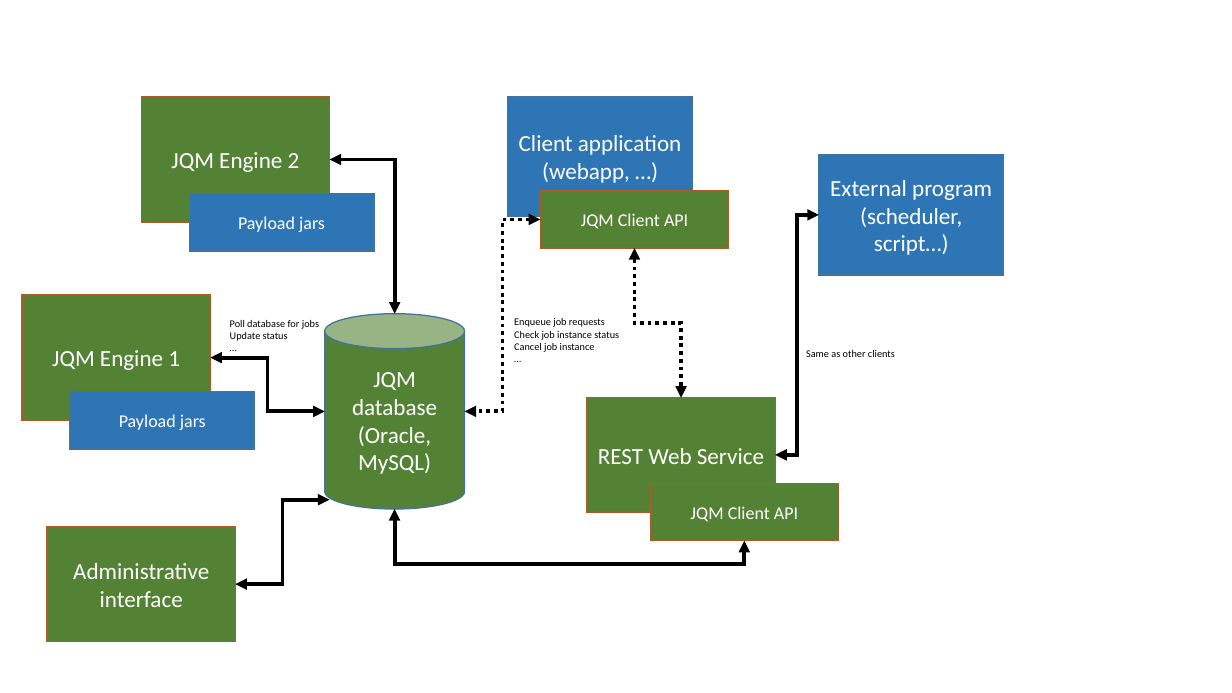
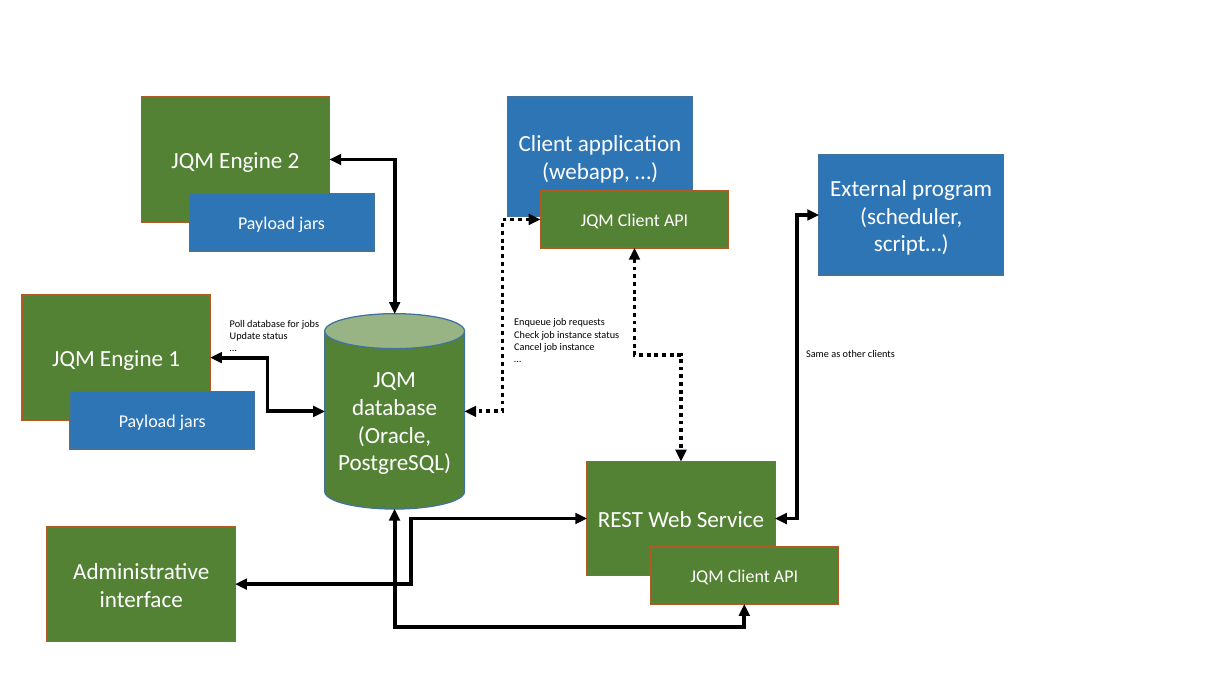
Before and after one commit to enioka-Haute-Couture/jqm, a slide deck: slide 1 of jqm-all/jqm-doc/src/site/sphinx/files/schemas.pptx. Drawn at 1232x693 pixels with LibreOffice and Linux fonts; fonts in the diff are those of the drawing. Boxes give left, top, right and bottom in pixels: in the first picture for what was removed or moved away, otherwise in the second. Text is boxed around its words. In the diff, an @@ line names an element or a change of style, - is before the commit and + after.

Commit message:
Schema PPTX update

```diff
--- a/jqm-all/jqm-doc/src/site/sphinx/files/schemas.pptx
+++ b/jqm-all/jqm-doc/src/site/sphinx/files/schemas.pptx
@@ elbow double arrow moved from (819, 215) - (775, 455) to (819, 215) - (775, 518) @@
@@ elbow double arrow moved from (635, 248) - (681, 397) to (635, 248) - (681, 461) @@
@@ text in cylinder at (338,372,451,474): text changed @@
-JQM database (Oracle, MySQL)
+JQM database (Oracle, PostgreSQL)
@@ rectangle "REST Web Service": place and size @@
-rectangle "REST Web Service" at (587,397,775,512)
+rectangle "REST Web Service" at (587,461,775,576)
@@ elbow double arrow moved from (745, 541) - (395, 509) to (745, 604) - (395, 509) @@
@@ elbow double arrow moved from (330, 500) - (236, 584) to (587, 518) - (236, 584) @@
@@ rectangle "JQM Client API": place and size @@
-rectangle "JQM Client API" at (651,483,839,541)
+rectangle "JQM Client API" at (651,547,839,604)
```
